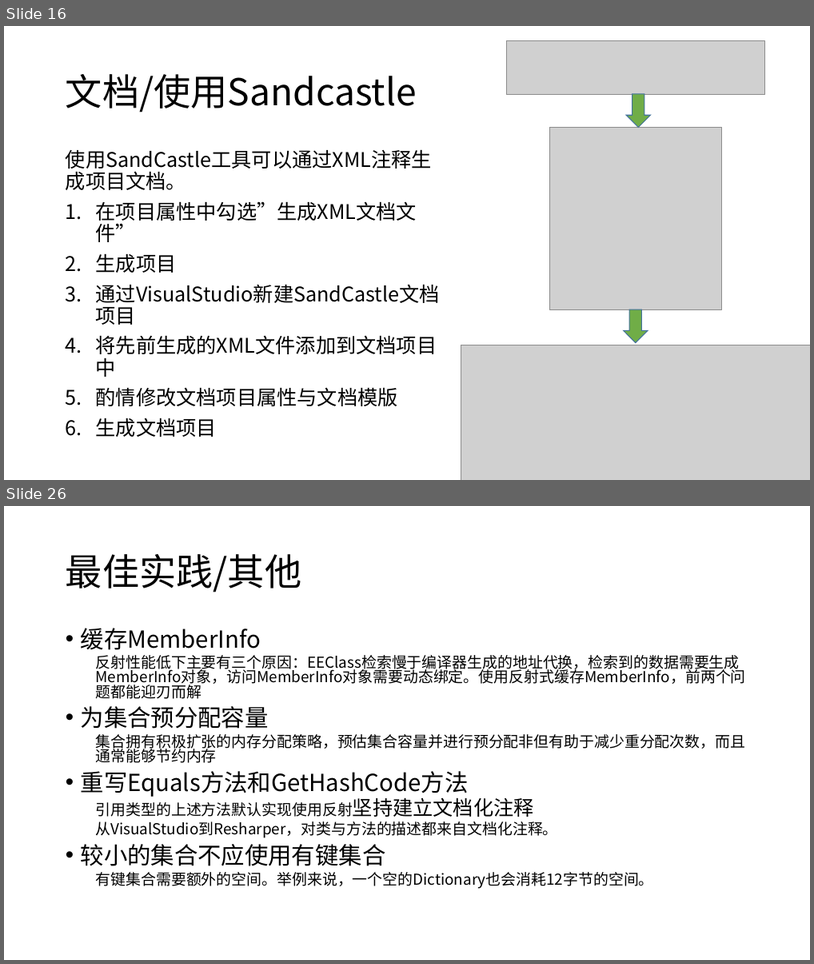
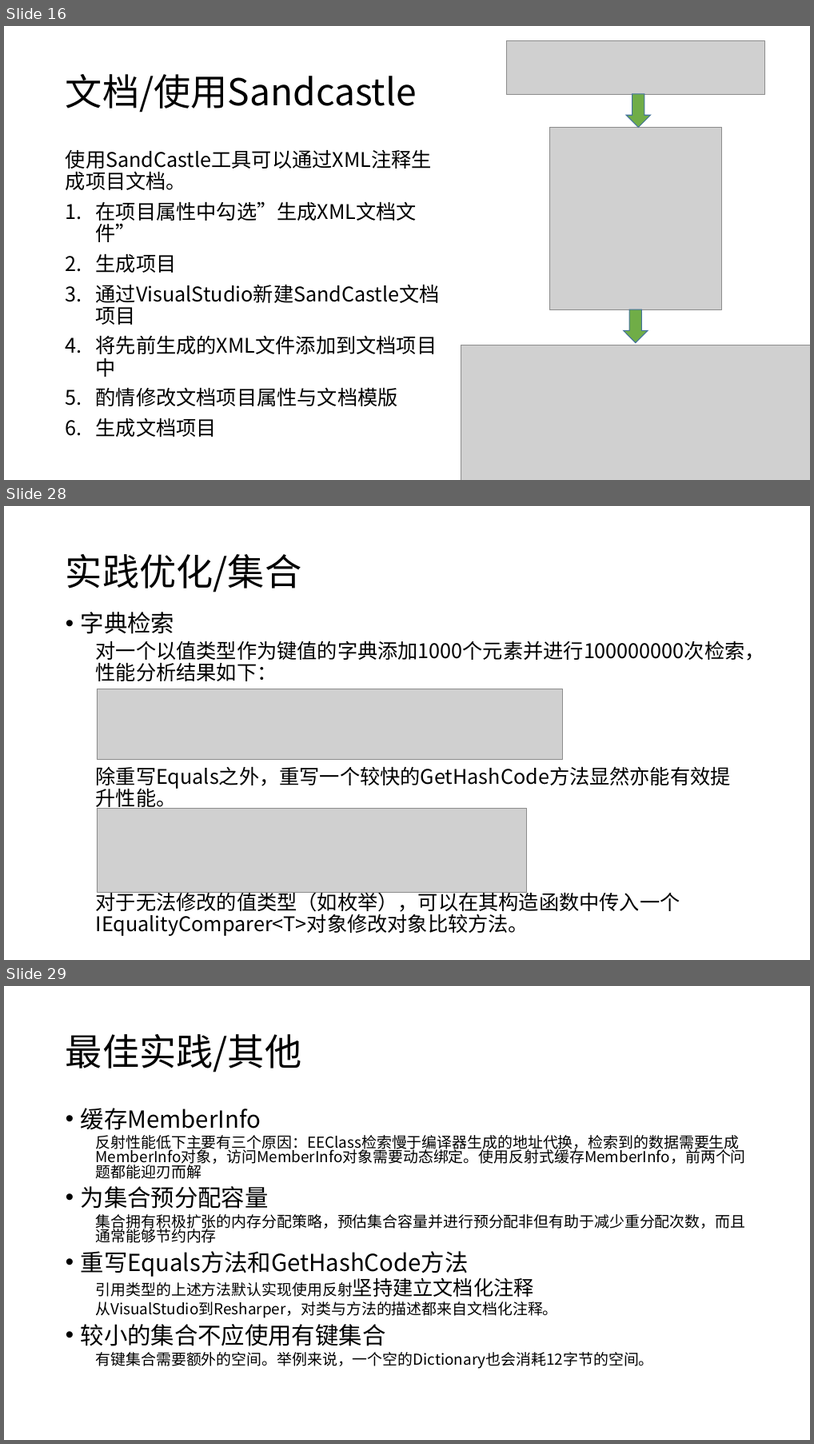
Before and after one commit to snakealpha/DotNetSession, a slide deck: pptx.pptx.pptx. Shown one above the other, each under a label of ours: slides 16 and 26 before the commit, slides 16, 28 and 29 after it; the slides between them are not shown. The pictures are 814x964 and 814x1444 pixels, drawn with LibreOffice and Linux fonts; fonts in the diff are those of the drawing; grey boxes stand for pictures. Boxes give left, top, right and bottom in pixels: in the first picture for what was removed or moved away, otherwise in the second. Text is boxed around its words. In the diff, an @@ line names an element or a change of style, - is before the commit and + after.

```diff
--- a/pptx.pptx.pptx
+++ b/pptx.pptx.pptx
@@ slide 28 added at (4, 506, 810, 960), background #FFFFFF @@
@@ title added at (66, 554, 302, 592), 44 pt, text #000000 @@
+实践优化/集合
@@ text added at (81, 612, 766, 936), 24 pt, text #000000 @@
+• 字典检索
+  对一个以值类型作为键值的字典添加1000个元素并进行100000000次检索，性能分析结果如下：
+  除重写Equals之外，重写一个较快的GetHashCode方法显然亦能有效提升性能。
+  对于无法修改的值类型（如枚举），可以在其构造函数中传入一个IEqualityComparer<T>对象修改对象比较方法。
@@ picture added at (97, 688, 563, 760) @@
@@ picture added at (97, 808, 526, 892) @@
@@ what was slide 26 is now slide 29 @@
```
Also in this commit, not shown: 8 slides changed, 3 other slides added, 1 slide removed.
